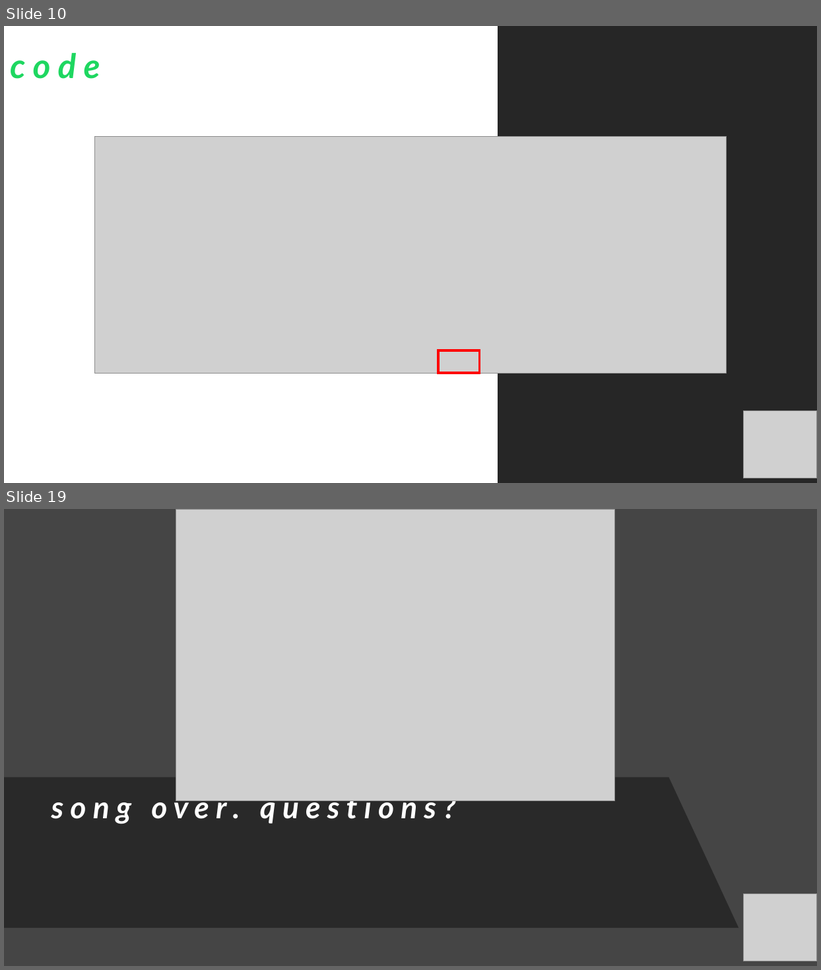
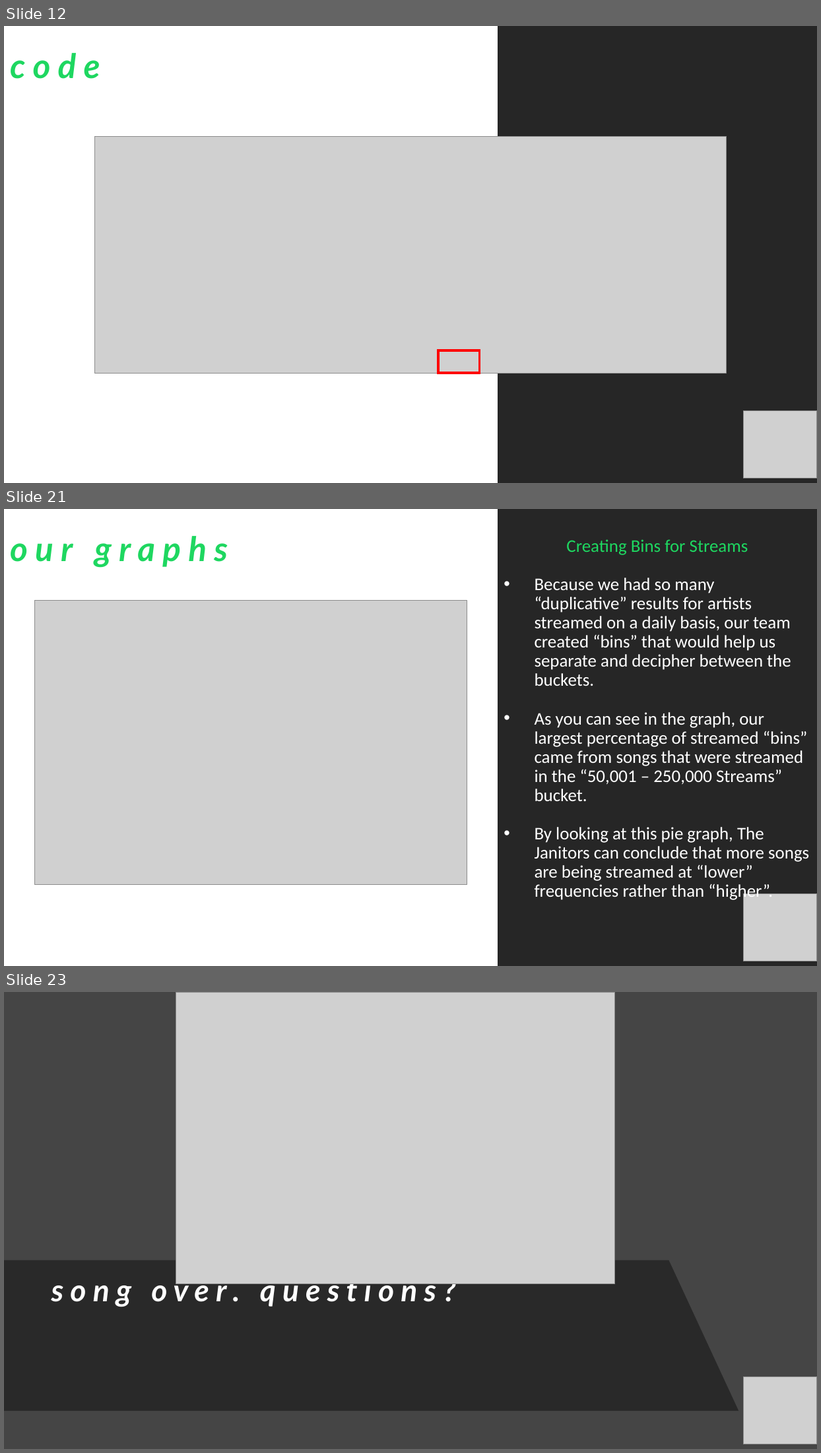
Before and after one commit to iastanehasl/Project-One, a slide deck: Spotipy Presentation 10.27.pptx. Shown one above the other, each under a label of ours: slides 10 and 19 before the commit, slides 12, 21 and 23 after it; the slides between them are not shown. The pictures are 821x970 and 821x1453 pixels, drawn with LibreOffice and Linux fonts; fonts in the diff are those of the drawing; grey boxes stand for pictures. Boxes give left, top, right and bottom in pixels: in the first picture for what was removed or moved away, otherwise in the second. Text is boxed around its words. In the diff, an @@ line names an element or a change of style, - is before the commit and + after.

```diff
--- a/Spotipy Presentation 10.27.pptx
+++ b/Spotipy Presentation 10.27.pptx
@@ slide 21 added at box(4, 509, 817, 966), background #FFFFFF @@
@@ rectangle added at box(498, 509, 817, 966), fill #262626 @@
@@ text added at box(10, 536, 228, 567), 40 pt, text #1ED760, bold, italic @@
+o u r g r a p h s
@@ text added at box(535, 539, 809, 881), 21 pt, text #FFFFFF @@
+Creating Bins for Streams
+• Because we had so many “duplicative” results for artists streamed on a daily basis, our team created “bins” that would help us separate and decipher between the buckets.
+• As you can see in the graph, our largest percentage of streamed “bins” came from songs that were streamed in the “50,001 – 250,000 Streams” bucket.
+• By looking at this pie graph, The Janitors can conclude that more songs are being streamed at “lower” frequencies rather than “higher”.
@@ picture added at box(34, 601, 467, 885) @@
@@ picture added at box(743, 894, 817, 962) @@
@@ what was slide 10 is now slide 12 @@
@@ what was slide 19 is now slide 23 @@
```
Also in this commit, not shown: 10 slides changed, 3 other slides added, 1 other file.
